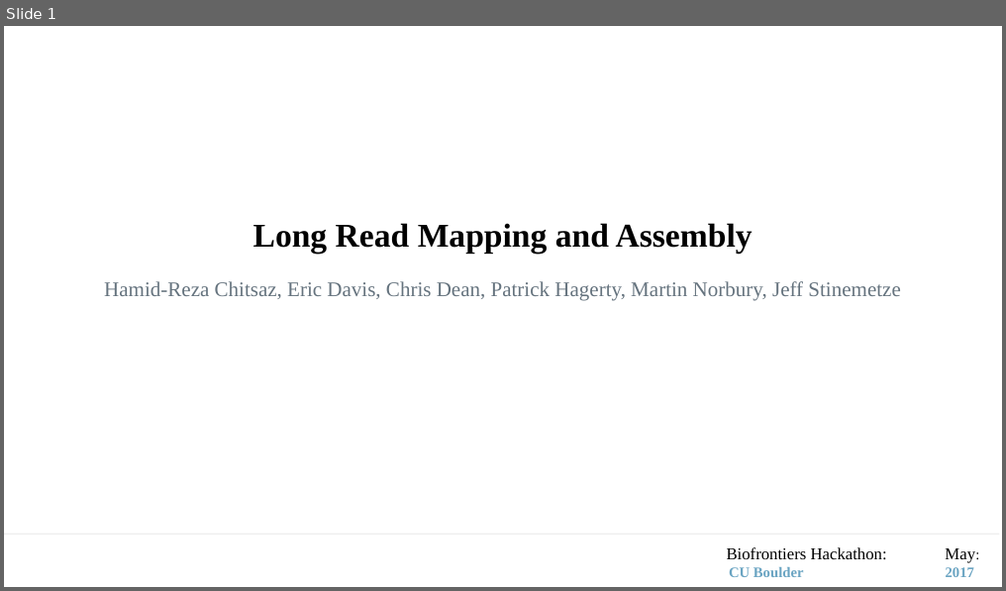
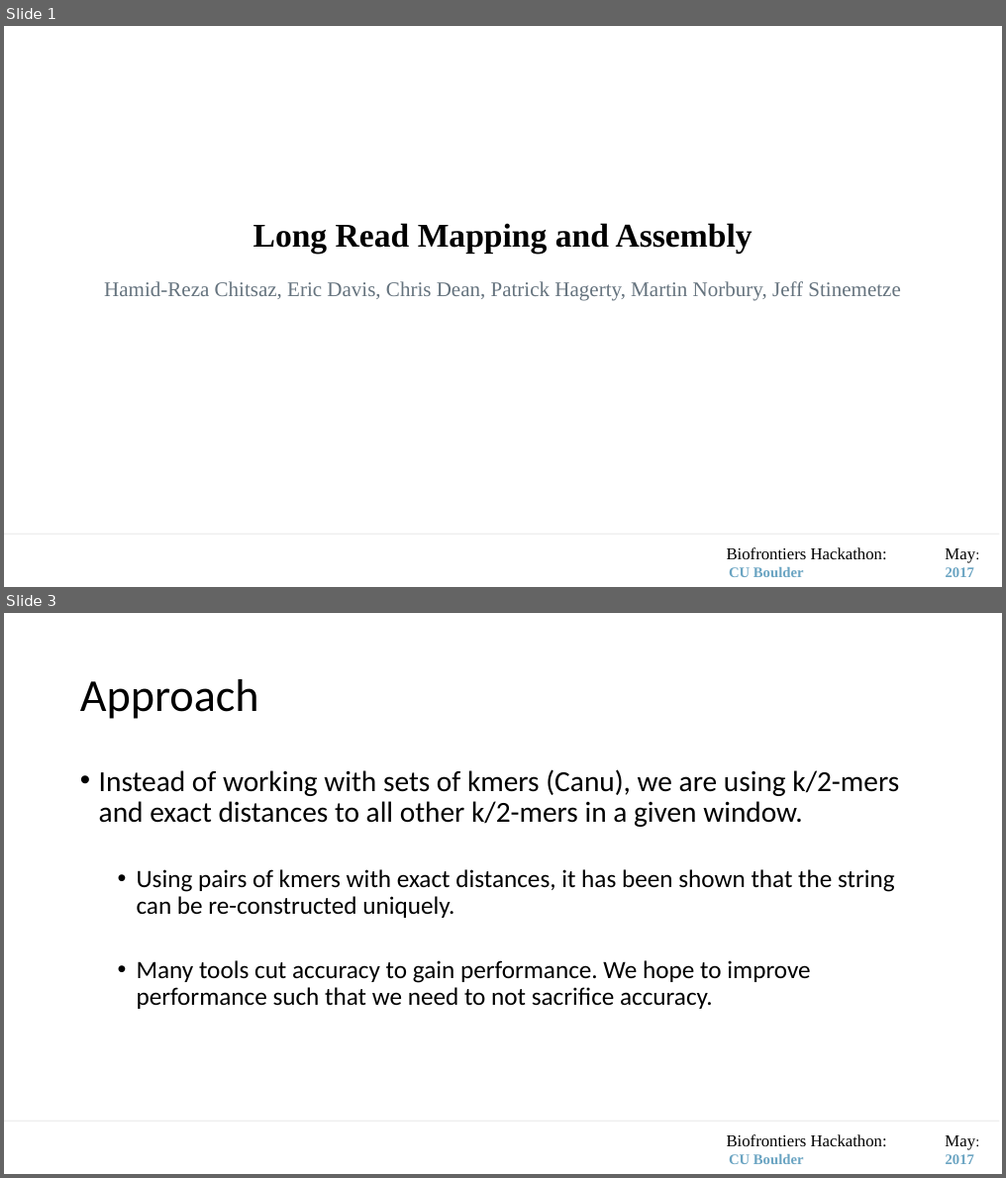
Before and after one commit to davisem/spire, a slide deck: LongReadAssembler.pptx. Shown one above the other, each under a label of ours: slide 1 before the commit, slides 1 and 3 after it; the slides between them are not shown. The pictures are 1006x591 and 1006x1178 pixels, drawn with LibreOffice and Linux fonts; fonts in the diff are those of the drawing. Boxes give left, top, right and bottom in pixels: in the first picture for what was removed or moved away, otherwise in the second. Text is boxed around its words. In the diff, an @@ line names an element or a change of style, - is before the commit and + after.

```diff
--- a/LongReadAssembler.pptx
+++ b/LongReadAssembler.pptx
@@ slide 3 added at (4,613,1002,1174), background #FFFFFF @@
@@ title added at (80,679,259,719), 44 pt, text #000000 @@
+Approach
@@ text added at (99,769,899,1009), 24 pt, text #000000 @@
+• Instead of working with sets of kmers (Canu), we are using k/2-mers and exact distances to all other k/2-mers in a given window.
+  • Using pairs of kmers with exact distances, it has been shown that the string can be re-constructed uniquely.
+  • Many tools cut accuracy to gain performance. We hope to improve performance such that we need to not sacrifice accuracy.
@@ line added from (4, 1121) to (1000, 1121), #000000 0.5 pt @@
@@ text added at (727,1135,975,1164), 16 pt, text #000000 @@
+Biofrontiers Hackathon: May:
+CU Boulder 2017
```
Also in this commit, not shown: 3 other slides added, 3 slides removed, 1 other file.
